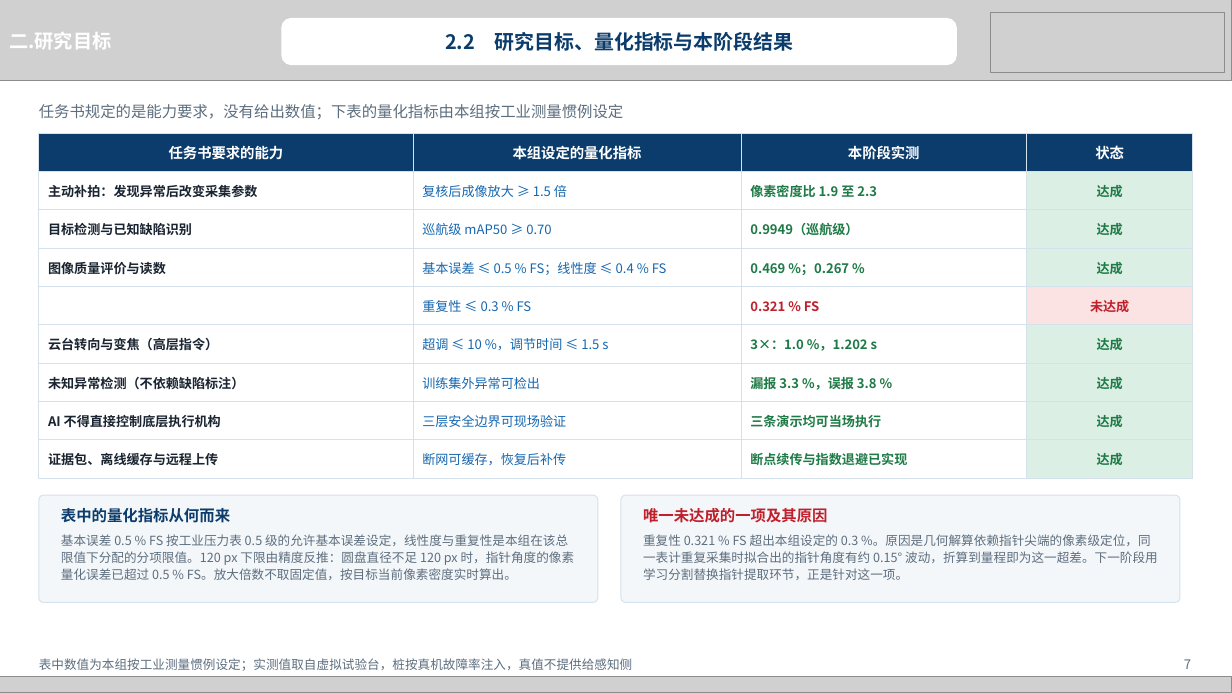
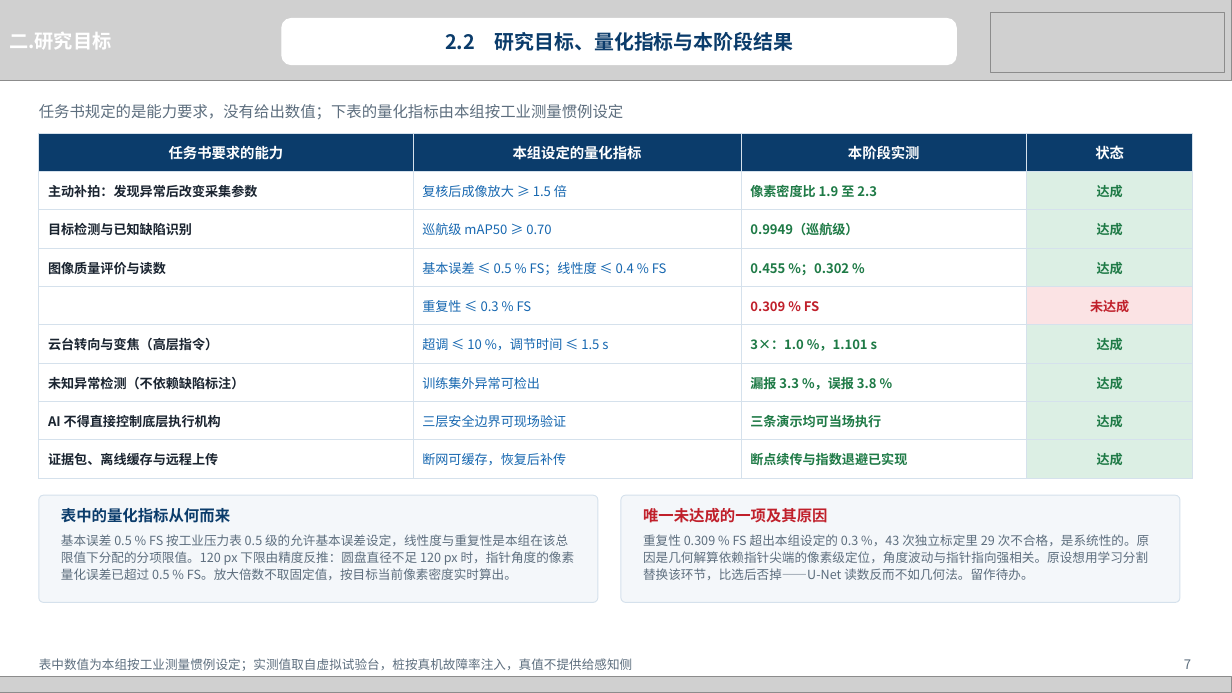
Before and after one commit to heizitalk666/2026summer, a slide deck: slide 7 of deliverables/中期答辩.pptx. Drawn at 1232x693 pixels with LibreOffice and Linux fonts; fonts in the diff are those of the drawing; grey boxes stand for pictures. Boxes give left, top, right and bottom in pixels: in the first picture for what was removed or moved away, otherwise in the second. Text is boxed around its words. In the diff, an @@ line names an element or a change of style, - is before the commit and + after.

```diff
--- a/deliverables/中期答辩.pptx
+++ b/deliverables/中期答辩.pptx
@@ table at [39, 133, 1193, 469] @@
-row 4, column 3: 0.469 %；0.267 %
+row 4, column 3: 0.455 %；0.302 %
-row 5, column 3: 0.321 % FS
+row 5, column 3: 0.309 % FS
-row 6, column 3: 3×：1.0 %，1.202 s
+row 6, column 3: 3×：1.0 %，1.101 s
@@ text at [643, 534, 1149, 580]: text changed @@
-重复性 0.321 % FS 超出本组设定的 0.3 %。原因是几何解算依赖指针尖端的像素级定位，同一表计重复采集时拟合出的指针角度有约 0.15° 波动，折算到量程即为这一超差。下一阶段用学习分割替换指针提取环节，正是针对这一项。
+重复性 0.309 % FS 超出本组设定的 0.3 %，43 次独立标定里 29 次不合格，是系统性的。原因是几何解算依赖指针尖端的像素级定位，角度波动与指针指向强相关。原设想用学习分割替换该环节，比选后否掉——U-Net 读数反而不如几何法。留作待办。
```
Also in this commit, not shown: 6 other slides changed, 5 other files.
